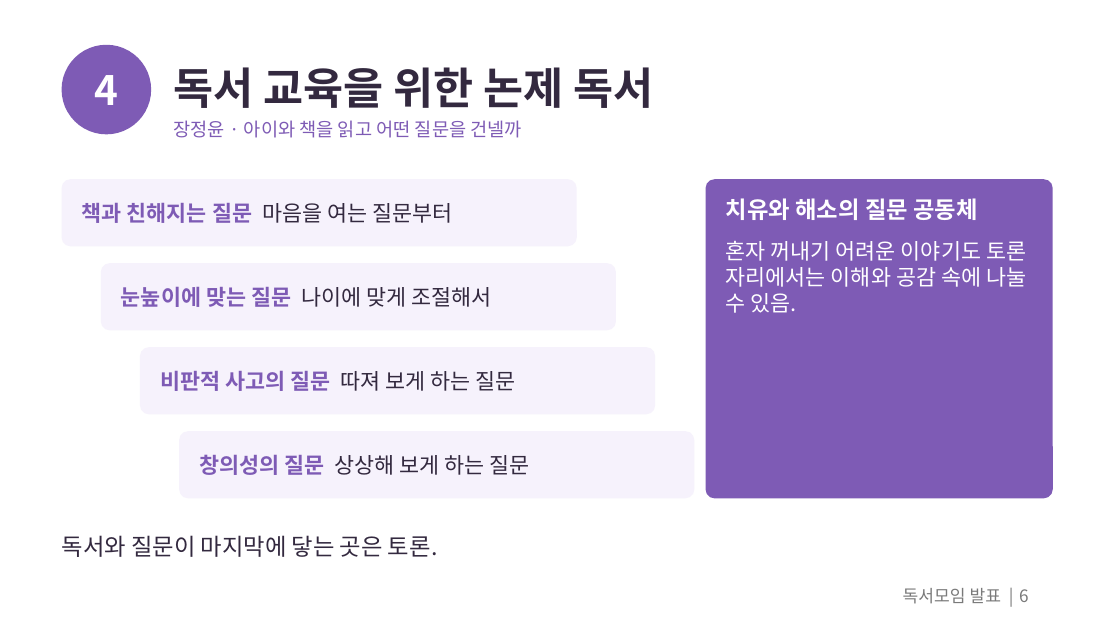
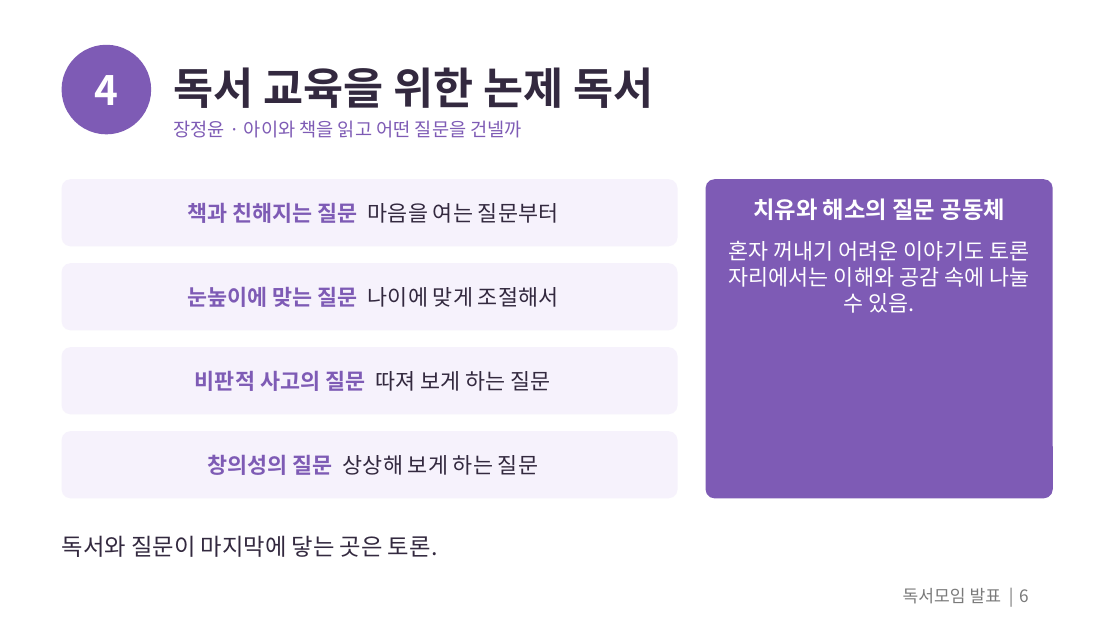
Before and after one commit to outis-books/bookclub, a slide deck: slide 6 of question-reading/question-reading.pptx. Drawn at 1120x630 pixels with LibreOffice and Linux fonts; fonts in the diff are those of the drawing. Boxes give left, top, right and bottom in pixels: in the first picture for what was removed or moved away, otherwise in the second. Text is boxed around its words. In the diff, an @@ line names an element or a change of style, - is before the commit and + after.

```diff
--- a/question-reading/question-reading.pptx
+++ b/question-reading/question-reading.pptx
@@ rounded rectangle: place and size @@
-rounded rectangle at [62, 179, 577, 246]
+rounded rectangle at [62, 179, 678, 246]
@@ rounded rectangle: place and size @@
-rounded rectangle at [101, 263, 616, 330]
+rounded rectangle at [62, 263, 678, 330]
@@ text "눈높이에 맞는 질문 나이에 맞게 ...": place and size @@
-text "눈높이에 맞는 질문 나이에 맞게 ..." at [121, 287, 492, 307]
+text "눈높이에 맞는 질문 나이에 맞게 ..." at [187, 287, 558, 307]
@@ rounded rectangle: place and size @@
-rounded rectangle at [140, 347, 655, 414]
+rounded rectangle at [62, 347, 678, 414]
@@ text "비판적 사고의 질문 따져 보게 ...": place and size @@
-text "비판적 사고의 질문 따져 보게 ..." at [160, 371, 516, 391]
+text "비판적 사고의 질문 따져 보게 ..." at [195, 371, 551, 391]
@@ rounded rectangle: place and size @@
-rounded rectangle at [179, 431, 694, 498]
+rounded rectangle at [62, 431, 678, 498]
@@ alignment left to centre in 5 elements at [729, 198, 1029, 313], [187, 203, 558, 223], [187, 287, 558, 307], [195, 371, 551, 391], [207, 454, 538, 475] @@
@@ text "창의성의 질문 상상해 보게 하는 ...": place and size @@
-text "창의성의 질문 상상해 보게 하는 ..." at [199, 454, 530, 475]
+text "창의성의 질문 상상해 보게 하는 ..." at [207, 454, 538, 475]
```
Also in this commit, not shown: 2 other slides changed, 5 other files.
